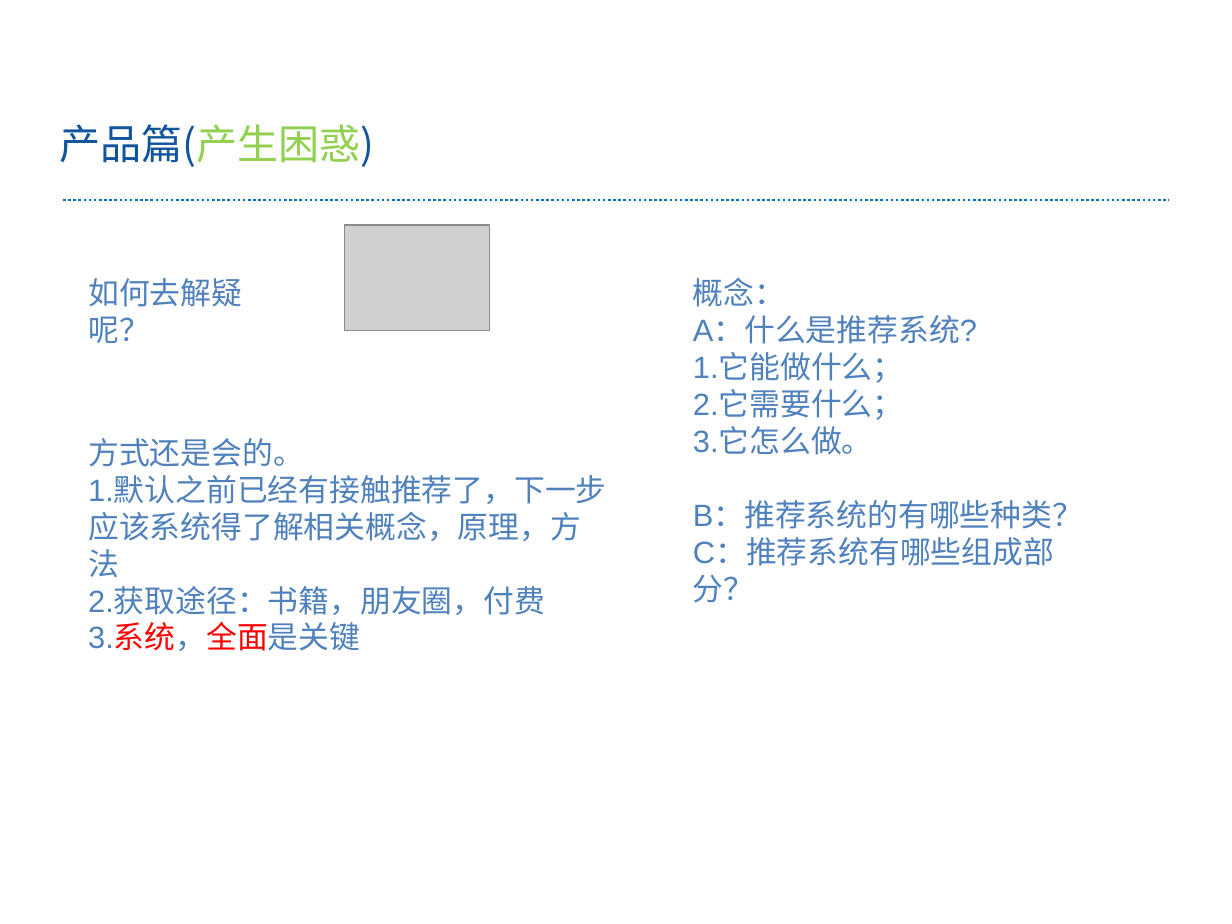
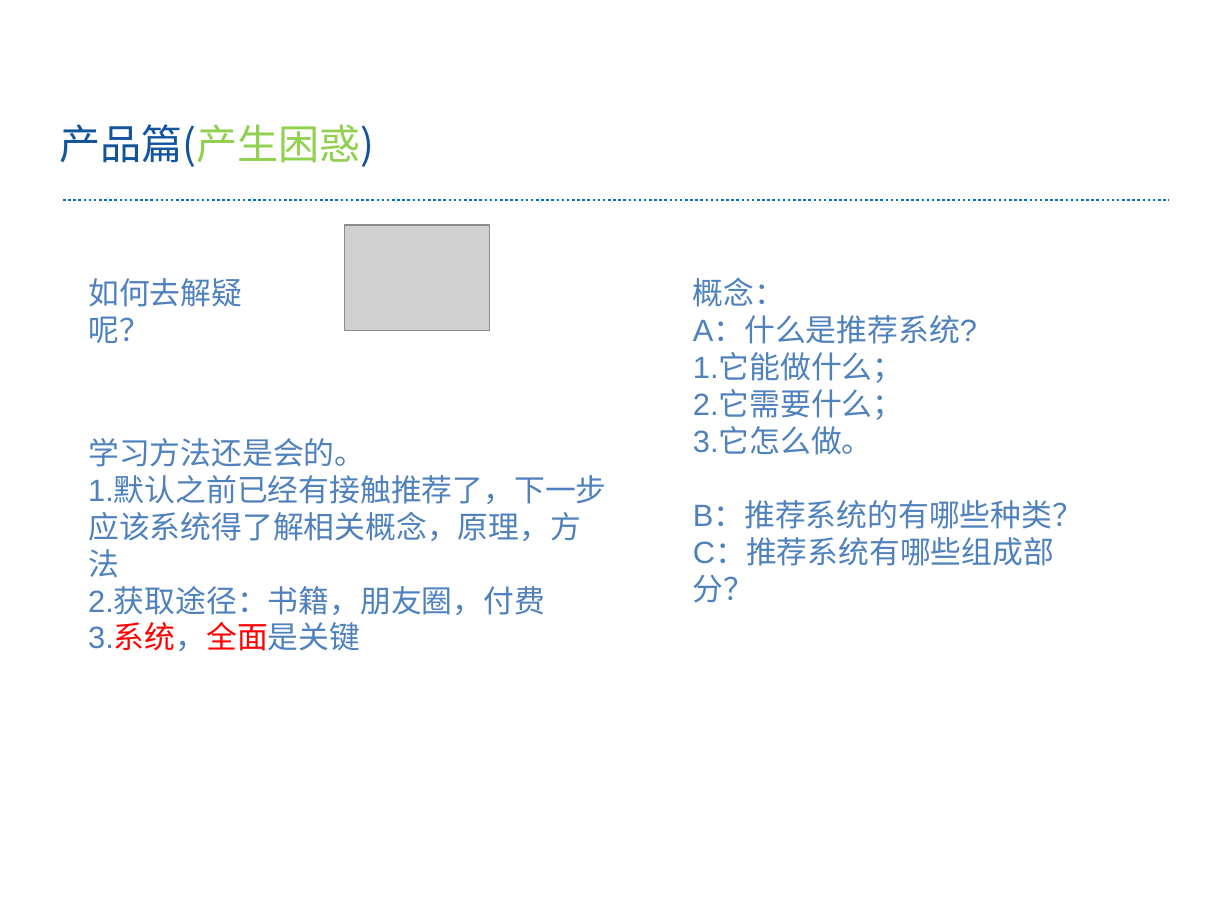
Before and after one commit to renyuxiang/doc, a slide deck: slide 13 of wy-任宇翔搜索工程师学习之路.pptx. Drawn at 1232x924 pixels with LibreOffice and Linux fonts; fonts in the diff are those of the drawing; grey boxes stand for pictures; background and template pictures are left out. Boxes give left, top, right and bottom in pixels: in the first picture for what was removed or moved away, otherwise in the second. Text is boxed around its words. In the diff, an @@ line names an element or a change of style, - is before the commit and + after.

```diff
--- a/wy-任宇翔搜索工程师学习之路.pptx
+++ b/wy-任宇翔搜索工程师学习之路.pptx
@@ text at box(88, 438, 365, 467): text changed @@
-方式还是会的。
+学习方法还是会的。
```
Also in this commit, not shown: 5 other slides changed.
